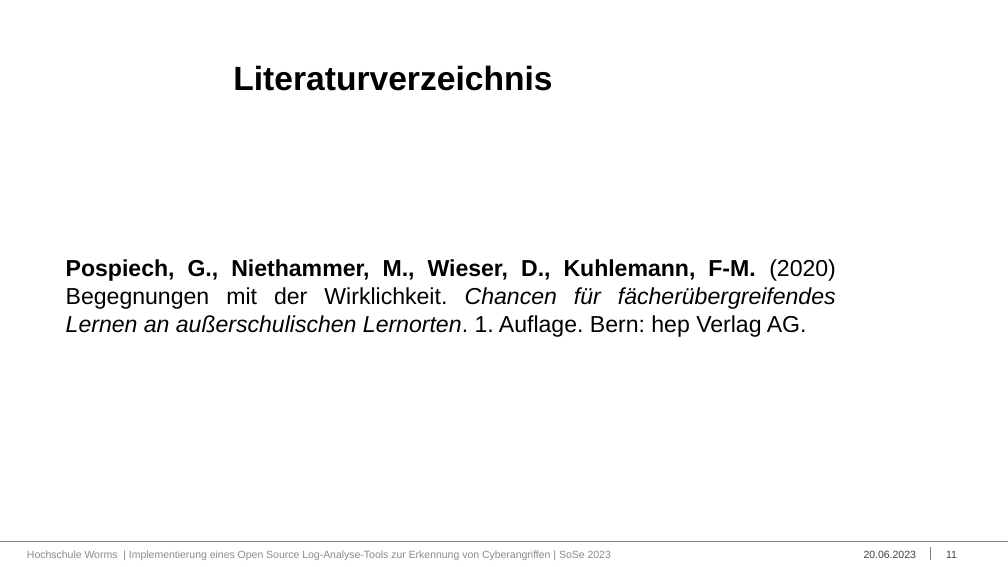
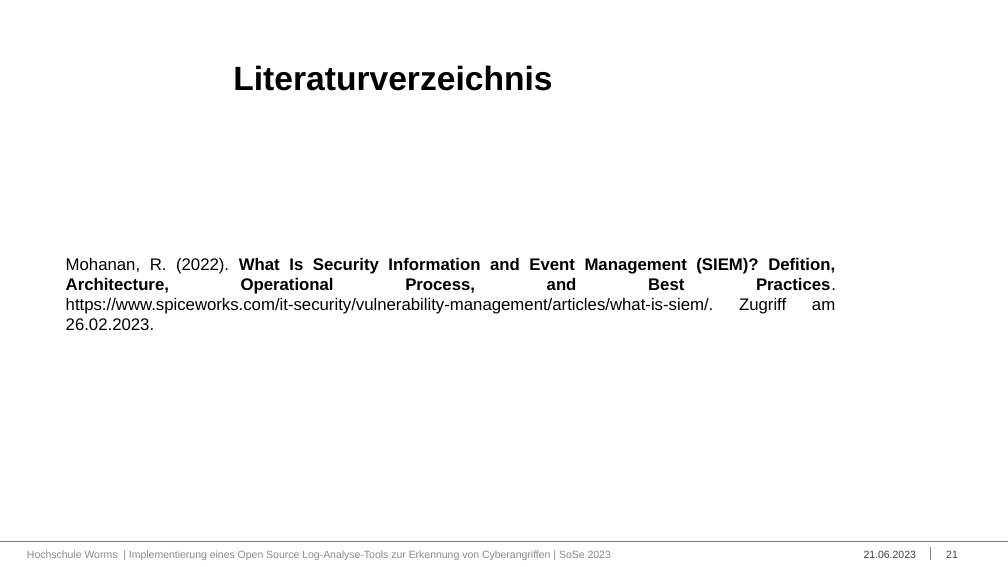
Before and after one commit to Bruno-Macedo/Praxisbericht_Bacherloarbeit, a slide deck: slide 21 of Macedo_da_Silva_Bruno_BA-Praesentation.pptx (slide 11 before the commit). Drawn at 1008x567 pixels with LibreOffice and Linux fonts; fonts in the diff are those of the drawing; background and template pictures are left out. Boxes give left, top, right and bottom in pixels: in the first picture for what was removed or moved away, otherwise in the second. Text is boxed around its words. In the diff, an @@ line names an element or a change of style, - is before the commit and + after.

```diff
--- a/Macedo_da_Silva_Bruno_BA-Praesentation.pptx
+++ b/Macedo_da_Silva_Bruno_BA-Praesentation.pptx
@@ text at [66,258,836,330]: text changed; size 22 to 16 pt @@
-Pospiech, G., Niethammer, M., Wieser, D., Kuhlemann, F-M. (2020) Begegnungen mit der Wirklichkeit. Chancen für fächerübergreifendes Lernen an außerschulischen Lernorten. 1. Auflage. Bern: hep Verlag AG.
+Mohanan, R. (2022). What Is Security Information and Event Management (SIEM)? Defition, Architecture, Operational Process, and Best Practices. https://www.spiceworks.com/it-security/vulnerability-management/articles/what-is-siem/. Zugriff am 26.02.2023.
@@ text at [864,550,916,558]: text changed @@
-20.06.2023
+21.06.2023
@@ page number at [946,550,958,558]: text changed @@
-11
+21
```
Also in this commit, not shown: 9 other slides changed, 10 slides added, 1 other file.
